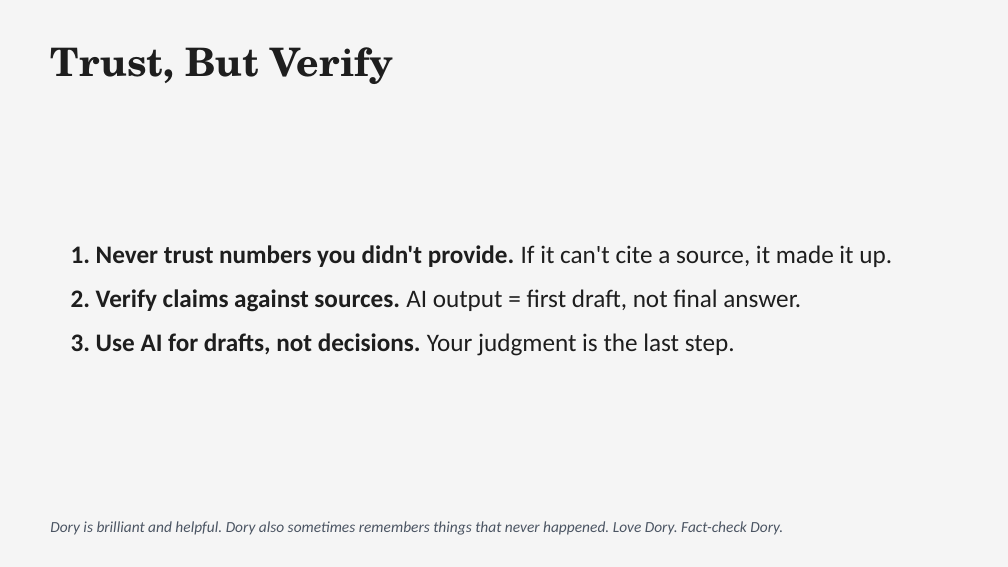
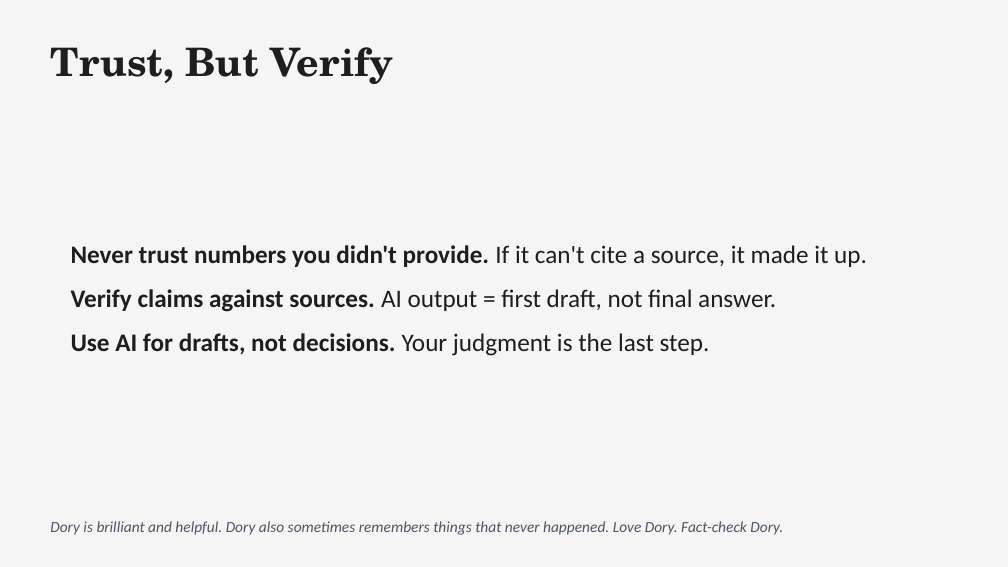
Before and after one commit to michaelengland/ai-best-practices, a slide deck: slide 31 of Getting-Agents-to-Give-Up-Their-Secrets.pptx (slide 32 before the commit). Drawn at 1008x567 pixels with LibreOffice and Linux fonts; fonts in the diff are those of the drawing. Boxes give left, top, right and bottom in pixels: in the first picture for what was removed or moved away, otherwise in the second. Text is boxed around its words. In the diff, an @@ line names an element or a change of style, - is before the commit and + after.

```diff
--- a/Getting-Agents-to-Give-Up-Their-Secrets.pptx
+++ b/Getting-Agents-to-Give-Up-Their-Secrets.pptx
@@ text at (71,245,867,356): text changed; bold off @@
-• 1. Never trust numbers you didn't provide. If it can't cite a source, it made it up.
-• 2. Verify claims against sources. AI output = first draft, not final answer.
-• 3. Use AI for drafts, not decisions. Your judgment is the last step.
+• Never trust numbers you didn't provide. If it can't cite a source, it made it up.
+• Verify claims against sources. AI output = first draft, not final answer.
+• Use AI for drafts, not decisions. Your judgment is the last step.
```
Also in this commit, not shown: 17 other slides changed, 4 slides added, 7 slides removed, 3 other files.
